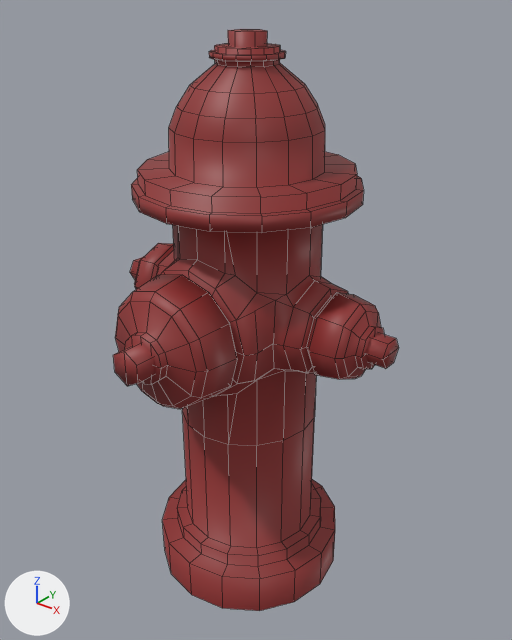
Renders of the FBX model RPG/Assets/Models/ExteriorRua/Hidrante.fbx from each side of a commit.
One viewpoint serves both versions: a 50 mm lens placed at (1.536, -0.658, 0.8), pointed at (1.016, -0.008, 0.397). The axes (+X, +Y, +Z) are drawn at lower left. The lights are the same throughout. Mesh edges are drawn as thin lines. Where no turn or scale is listed for an object, it has been applied to the vertices.

Script lines for the objects in view, before the commit:
```python
me_hidrante = bpy.data.meshes.new('hidrante')
me_hidrante.from_pydata(...)  # 701 vertices, 678 faces; spans x -0.21..0.21, y -0.215..0.14, z 0.0..0.745
me_hidrante.materials.append(mat_vermelho)  # red #933332
ob_hidrante = bpy.data.objects.new('Hidrante', me_hidrante)
ob_hidrante.location = (0.998, 0.0, 0.0)
```
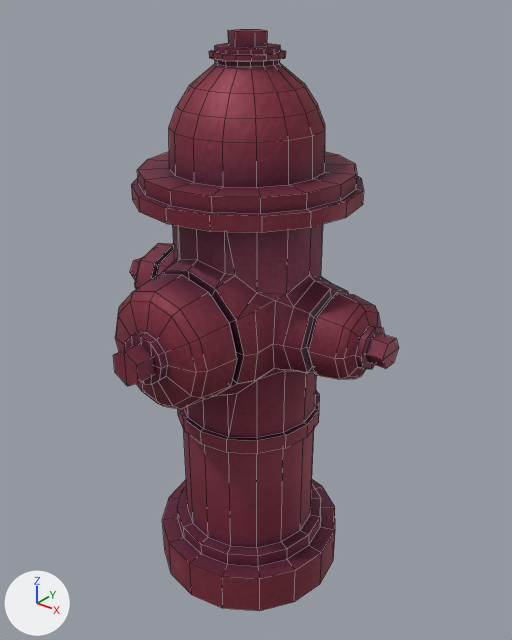
The newer file is also turned or shifted as a whole; pictures and numbers use the older file's frame.

Where the change shows, as pixel boxes (x1, y1, x2, y2) in the pictures (512 x 640 px):
part 1 of me_hidrante, built on
    before: (182, 371, 316, 548)
    after: (178, 371, 320, 548)
part 2 of me_hidrante, recoloured
    both: (113, 29, 398, 611)

The change, as a diff of the scene's bpy script:
```diff
--- a/RPG/Assets/Models/ExteriorRua/Hidrante.fbx.py
+++ b/RPG/Assets/Models/ExteriorRua/Hidrante.fbx.py
@@ img_ruatex_png @@
+img_ruatex_png = load_image('RuaTex.png', '../../Textures/Assets/RuaTex.png', 1024, 1024, 'sRGB')
@@ mat_ruamat @@
+mat_ruamat = principled_material('RuaMat')
+mat_ruamat.texture = img_ruatex_png
+mat_ruamat.metallic = 0.414
+mat_ruamat.roughness = 0.6
@@ me_hidrante @@
 # used by ob_hidrante; location = (0.998, 0.0, 0.0)
-me_hidrante.from_pydata(...)  # 701 vertices, 678 faces; spans x -0.21..0.21, y -0.215..0.14, z 0.0..0.745
+me_hidrante.from_pydata(...)  # 749 vertices, 726 faces; spans x -0.21..0.21, y -0.215..0.14, z 0.0..0.745
+# me_hidrante part 1
+# 16 vertices are removed from x -0.094..0.094, y -0.094..0.094, z 0.253
+# 36 faces are deleted
+# 32 vertices are added at x -0.1..0.1, y -0.1..0.1, z 0.245..0.265
+# 16 new vertices lie (0.0, 0.0, 0.165) away from vertices in x -0.094..0.094, y -0.094..0.094, z 0.08
+# 16 new vertices lie (0.0, 0.0, 0.02) away from vertices in x -0.1..0.1, y -0.1..0.1, z 0.245
+# 84 new faces join them
+# me_hidrante part 2: 642 faces spanning x -0.21..0.21, y -0.215..0.14, z 0.0..0.745 switch from mat_vermelho (red #933332) to mat_ruamat (picture img_ruatex_png)
```
